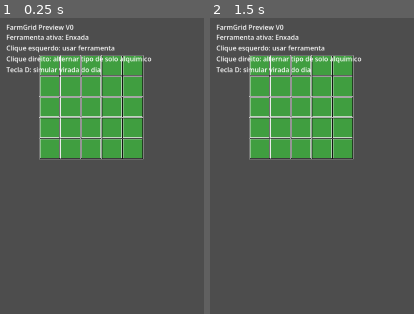
Above: before the commit, frames 1-2 (left to right).
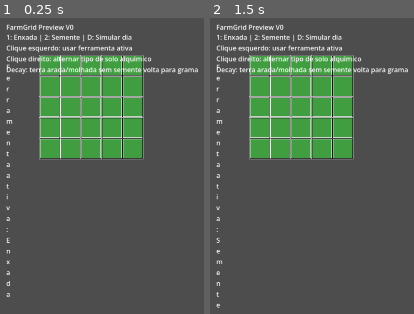
Above: after the commit, the same moments.

Repository: LeandroSatsuki/Cauldron-Crops
Game: Godot game, scene res://Scenes/dev/FarmGridPreview.tscn
Two runs of this game, one before a commit and one after it. Both use one fixed random seed, a clock stepped at 60 frames per second and the inputs below. This scene is started directly instead of the project's main scene.
Inputs (mouse positions are in pixels of both pictures, inside the frame that each line leads up to):
- Up to frame 1 (0.25 s): no input
- Up to frame 2 (1.5 s): tap Enter at 0.5 s; move the mouse to (outside the picture) at 0.52 s; hold D 0.53-1.25 s; tap 1 at 0.6 s; click (outside the picture) at 0.67 s; tap 2 at 0.8 s; tap Space at 1.25 s; drag from (outside the picture) to (outside the picture) at 1.27 s

The runs differ from the first frame. In frame 1, 2.2% of the frame differs, in the area x 2-98%, y 5-95%; in frame 2, 2.3%, in the area x 2-98%, y 5-98%.

Commit message:
dev: testa plantio fake no farm grid preview

Diff:
--- a/Scenes/dev/FarmGridPreview.tscn
+++ b/Scenes/dev/FarmGridPreview.tscn
@@ -11,6 +11,11 @@
 
 [node name="InfoLabel" type="Label" parent="."]
 position = Vector2(20, 44)
-size = Vector2(640, 90)
-text = "Ferramenta ativa: Enxada\nClique esquerdo: usar ferramenta\nClique direito: alternar tipo de solo alquimico\nTecla D: simular virada do dia"
+size = Vector2(640, 96)
+text = "1: Enxada | 2: Semente | D: Simular dia\nClique esquerdo: usar ferramenta ativa\nClique direito: alternar tipo de solo alquimico\nDecay: terra arada/molhada sem semente volta para grama"
 autowrap_mode = 3
+
+[node name="ToolLabel" type="Label" parent="."]
+position = Vector2(20, 116)
+text = "Ferramenta ativa: Enxada"
+autowrap_mode = 3
--- a/Scripts/dev/FarmGridPreview.gd
+++ b/Scripts/dev/FarmGridPreview.gd
@@ -2,8 +2,11 @@
 
 enum ToolType {
 	NONE,
-	HOE
+	HOE,
+	SEED
 }
+
+@onready var tool_label: Label = $ToolLabel
 
 var grid_manager: FarmGridManager = null
 var active_tool: ToolType = ToolType.HOE
@@ -15,6 +18,7 @@
 	grid_manager = FarmGridManager.new()
 	grid_manager.create_grid(5, 5)
 	set_process_unhandled_input(true)
+	_atualizar_texto_ferramenta()
 	queue_redraw()
 
 func _draw() -> void:
@@ -32,6 +36,12 @@
 			draw_rect(rect, _get_tile_state_color(tile.tile_state), true)
 			draw_rect(rect, _get_soil_type_color(tile.soil_type), false, 3.0)
 			draw_rect(rect, Color(0.08, 0.08, 0.08, 1.0), false, 1.0)
+			if tile.tile_state == FarmTileData.TileState.PLANTADO and tile.crop_id != "":
+				var center: Vector2 = rect.position + (rect.size * 0.5)
+				var marker_size: float = 10.0
+				var marker_rect: Rect2 = Rect2(center - Vector2(marker_size * 0.5, marker_size * 0.5), Vector2(marker_size, marker_size))
+				draw_rect(marker_rect, Color(0.95, 0.95, 0.30, 1.0), true)
+				draw_rect(marker_rect, Color(0.20, 0.20, 0.20, 1.0), false, 1.0)
 
 func _unhandled_input(event: InputEvent) -> void:
 	if grid_manager == null:
@@ -42,6 +52,12 @@
 		if key_event.pressed and not key_event.echo and key_event.keycode == KEY_D:
 			_simular_decay_diario()
 			return
+		if key_event.pressed and not key_event.echo and key_event.keycode == KEY_1:
+			_definir_ferramenta(ToolType.HOE)
+			return
+		if key_event.pressed and not key_event.echo and key_event.keycode == KEY_2:
+			_definir_ferramenta(ToolType.SEED)
+			return
 
 	if event is not InputEventMouseButton:
 		return
@@ -63,7 +79,7 @@
 		return
 
 	if mouse_button_event.button_index == MOUSE_BUTTON_LEFT:
-		_usar_enxada(tile_position, tile)
+		_usar_ferramenta_ativa(tile_position, tile)
 		return
 
 	if mouse_button_event.button_index == MOUSE_BUTTON_RIGHT:
@@ -73,11 +89,16 @@
 		print("FarmGridPreview: tile (%d, %d) mudou solo para %s" % [tile_position.x, tile_position.y, _get_soil_type_name(tile.soil_type)])
 		return
 
+func _usar_ferramenta_ativa(tile_position: Vector2i, tile: FarmTileData) -> void:
+	match active_tool:
+		ToolType.HOE:
+			_usar_enxada(tile_position, tile)
+		ToolType.SEED:
+			_usar_semente(tile_position, tile)
+		_:
+			print("FarmGridPreview: nenhuma ferramenta ativa no tile (%d, %d)." % [tile_position.x, tile_position.y])
+
 func _usar_enxada(tile_position: Vector2i, tile: FarmTileData) -> void:
-	if active_tool != ToolType.HOE:
-		print("FarmGridPreview: ferramenta ativa nao pode arar o tile (%d, %d)." % [tile_position.x, tile_position.y])
-		return
-
 	if tile.tile_state == FarmTileData.TileState.BLOQUEADO:
 		print("FarmGridPreview: Enxada sem efeito no tile (%d, %d): BLOQUEADO." % [tile_position.x, tile_position.y])
 		return
@@ -90,6 +111,19 @@
 		return
 
 	print("FarmGridPreview: Enxada sem efeito no tile (%d, %d): %s." % [tile_position.x, tile_position.y, _get_tile_state_name(tile.tile_state)])
+
+func _usar_semente(tile_position: Vector2i, tile: FarmTileData) -> void:
+	if (tile.tile_state == FarmTileData.TileState.ARADO or tile.tile_state == FarmTileData.TileState.MOLHADO) and tile.crop_id == "":
+		tile.tile_state = FarmTileData.TileState.PLANTADO
+		tile.crop_id = "debug_crop"
+		tile.remaining_growth_time = 10.0
+		tile.total_growth_time = 10.0
+		grid_manager.set_tile(tile_position, tile)
+		queue_redraw()
+		print("FarmGridPreview: Semente plantada no tile (%d, %d)." % [tile_position.x, tile_position.y])
+		return
+
+	print("FarmGridPreview: Semente sem efeito no tile (%d, %d): %s." % [tile_position.x, tile_position.y, _get_tile_state_name(tile.tile_state)])
 
 func _simular_decay_diario() -> void:
 	if grid_manager == null:
@@ -223,11 +257,23 @@
 		_:
 			return "COMUM"
 
-func _get_active_tool_name() -> String:
-	match active_tool:
+func _get_tool_name(tool: int) -> String:
+	match tool:
 		ToolType.HOE:
 			return "Enxada"
+		ToolType.SEED:
+			return "Semente"
 		ToolType.NONE:
 			return "Nenhuma"
 		_:
 			return "Nenhuma"
+
+func _definir_ferramenta(nova_ferramenta: ToolType) -> void:
+	active_tool = nova_ferramenta
+	_atualizar_texto_ferramenta()
+	queue_redraw()
+	print("FarmGridPreview: ferramenta ativa = %s" % _get_tool_name(active_tool))
+
+func _atualizar_texto_ferramenta() -> void:
+	if tool_label:
+		tool_label.text = "Ferramenta ativa: %s" % _get_tool_name(active_tool)
Not shown, changed: docs/CHANGELOG.md
Not shown, changed: docs/DECISIONS.md
Not shown, changed: docs/FARM_SYSTEM_V2.md
Not shown, changed: docs/ROADMAP.md
